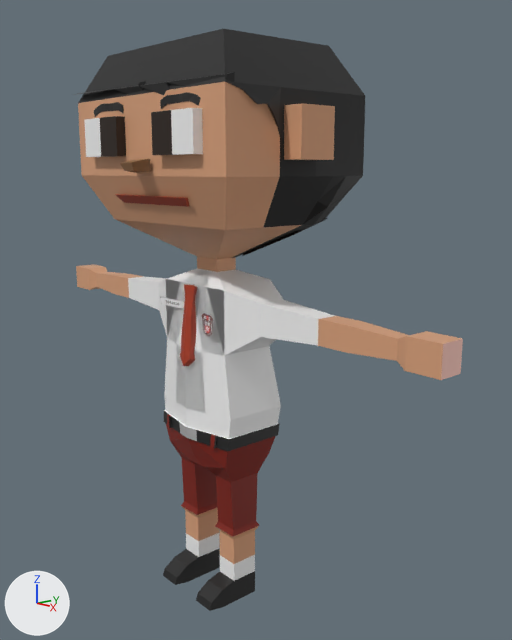
An edit to the Blender file Assets_Blender/Characters/Budi.blend, drawn before and after from the same camera.
Rendered twice from a camera (50 mm lens) standing at (2.37, -1.99, 2.46) and looking at (-0.01, 0.08, 1.79). Lighting does not change. The marker at lower left points along +X, +Y and +Z. The older version comes first.

In view in the first picture: 'Bangs', 'Belt', 'Body', 'Ears', 'Mouth', 'Nose', 'Shirt', 'SideHair', 'Tie' and 4 more.
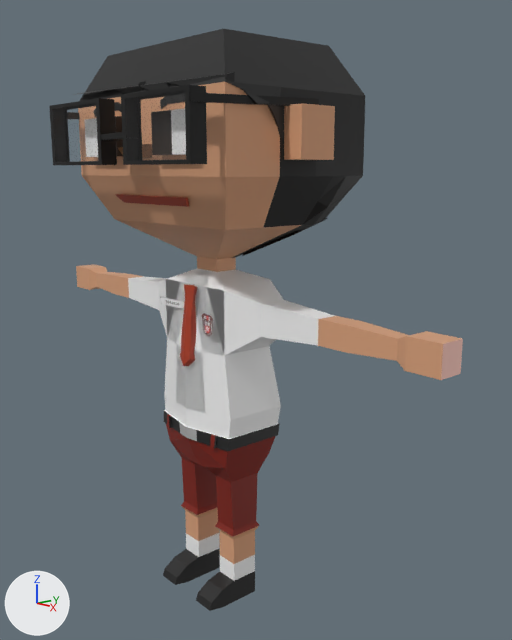
Commit message: Membuat kacamata pada karakter budi

What changed in the scene script:
```text
Add mat_lensa:
    mat_lensa = principled_material('Lensa')
    mat_lensa.base_color = (0.8, 0.8, 0.8)  # white #e7e7e7
    mat_lensa.alpha = 0.0238
Add mat_gagang:
    mat_gagang = principled_material('Gagang')
    mat_gagang.base_color = (0.0, 0.0, 0.0)  # black #000000
Add me_cube_008:
    me_cube_008.from_pydata(...)  # 56 vertices, 46 faces; spans x -1.2..4.0, y -1.0..15.4, z -1.0..1.0
    # faces by material slot: [4, 42]
    me_cube_008.materials.append(mat_lensa)  # white #e7e7e7
    me_cube_008.materials.append(mat_gagang)  # black #000000
Change ob_nose:
    ob_nose.location: (0.0192, -0.577, 1.138) -> (0.0192, -0.544, 1.138)
    ob_nose.scale: (0.122, 0.461, 0.461) -> (0.122, 0.585, 0.483)
Add ob_kacamata:
    ob_kacamata = bpy.data.objects.new('Kacamata', me_cube_008)
    ob_kacamata.location = (0.15, -0.51, 2.608)
    ob_kacamata.scale = (-0.219, 0.0346, -0.128)
```

Boxes (x1, y1, x2, y2) around the edits, measured in the pictures (512 x 640 px):
'Kacamata', added: after (50, 85, 319, 165)
    faces in mat_lensa (white #e7e7e7): (52, 90, 186, 162)
    faces in mat_gagang (black #000000): (50, 85, 319, 165)
'Nose', moved, rescaled (mostly hidden afterwards): before (120, 159, 150, 173); after (118, 147, 123, 155)
